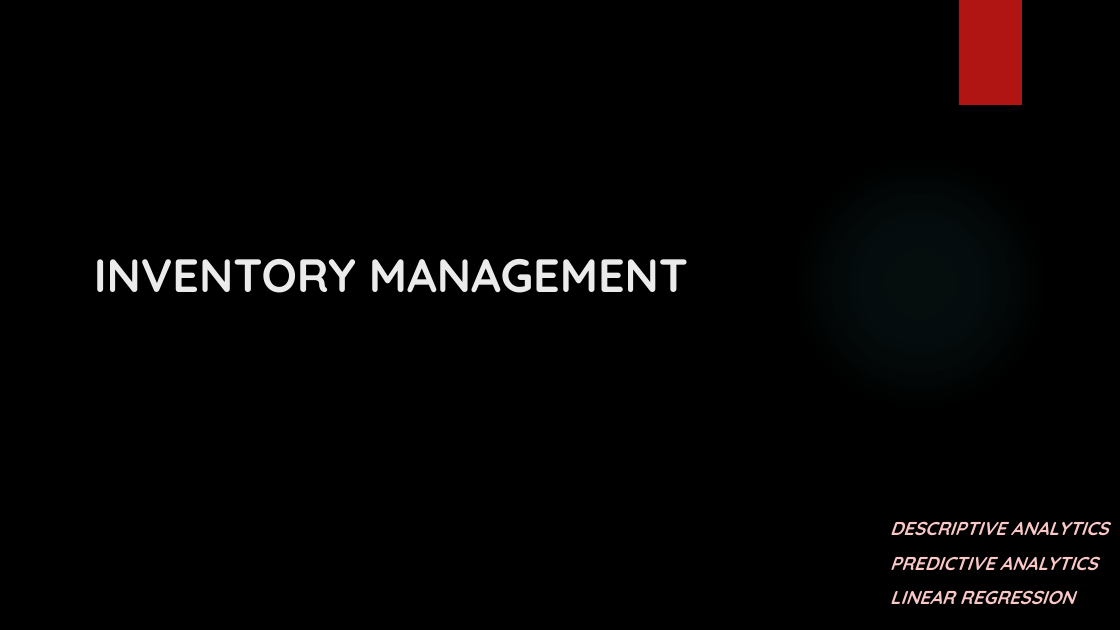
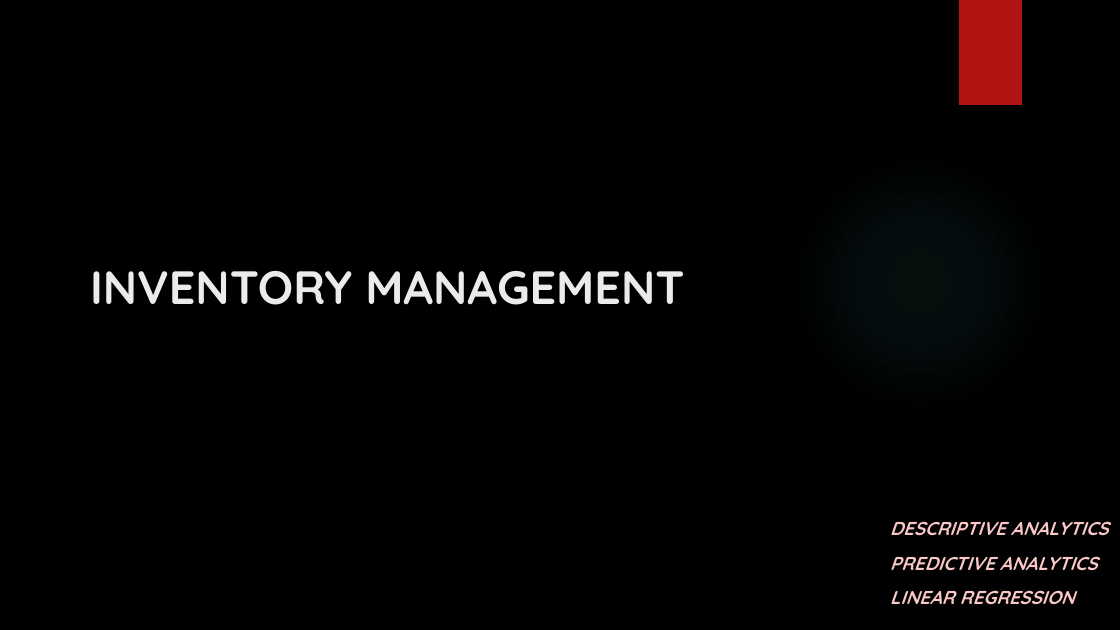
Before and after one commit to Vaishnav29/Digital-marketing, a slide deck: slide 31 of Final Folder/DIGITAL MARKETING.pptx (slide 30 before the commit). Drawn at 1120x630 pixels with LibreOffice and Linux fonts; fonts in the diff are those of the drawing; background and template pictures are left out. Boxes give left, top, right and bottom in pixels: in the first picture for what was removed or moved away, otherwise in the second. Text is boxed around its words. In the diff, an @@ line names an element or a change of style, - is before the commit and + after.

```diff
--- a/Final Folder/DIGITAL MARKETING.pptx
+++ b/Final Folder/DIGITAL MARKETING.pptx
@@ title "INVENTORY MANAGEMENT": place and size @@
-title "INVENTORY MANAGEMENT" at [94, 259, 688, 293]
+title "INVENTORY MANAGEMENT" at [90, 271, 684, 305]
```
Also in this commit, not shown: 17 other slides changed, 1 slide added.
